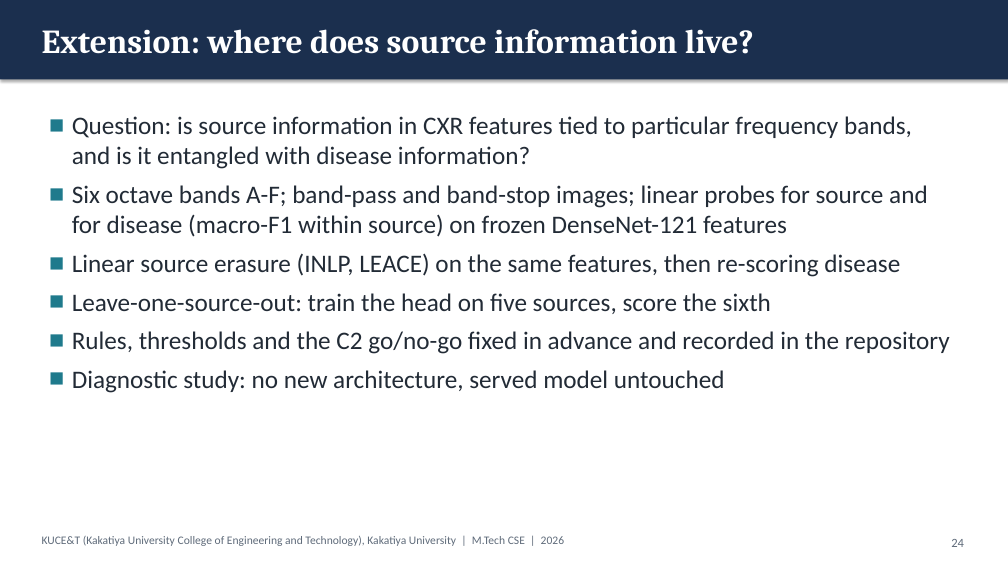
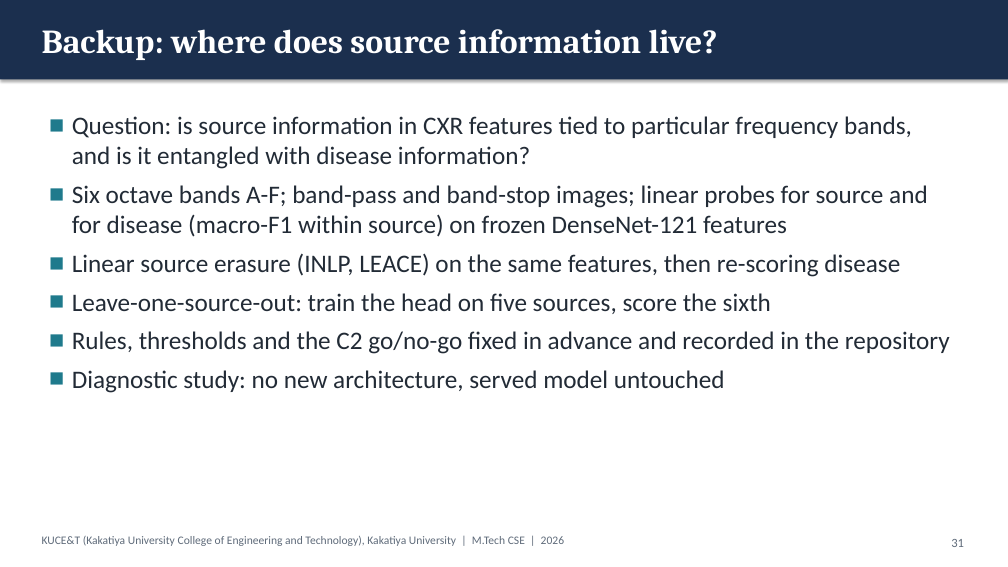
Before and after one commit to KSathwik/Lung_Disease_Detector, a slide deck: slide 31 of docs/presentation/LungAI_MTech_Presentation.pptx (slide 24 before the commit). Drawn at 1008x567 pixels with LibreOffice and Linux fonts; fonts in the diff are those of the drawing. Boxes give left, top, right and bottom in pixels: in the first picture for what was removed or moved away, otherwise in the second. Text is boxed around its words. In the diff, an @@ line names an element or a change of style, - is before the commit and + after.

```diff
--- a/docs/presentation/LungAI_MTech_Presentation.pptx
+++ b/docs/presentation/LungAI_MTech_Presentation.pptx
@@ text at <box>42,29,718,60</box>: text changed @@
-Extension: where does source information live?
+Backup: where does source information live?
@@ page number at <box>951,539,964,547</box>: text changed @@
-24
+31
```
Also in this commit, not shown: 12 other slides changed, 20 other files.
